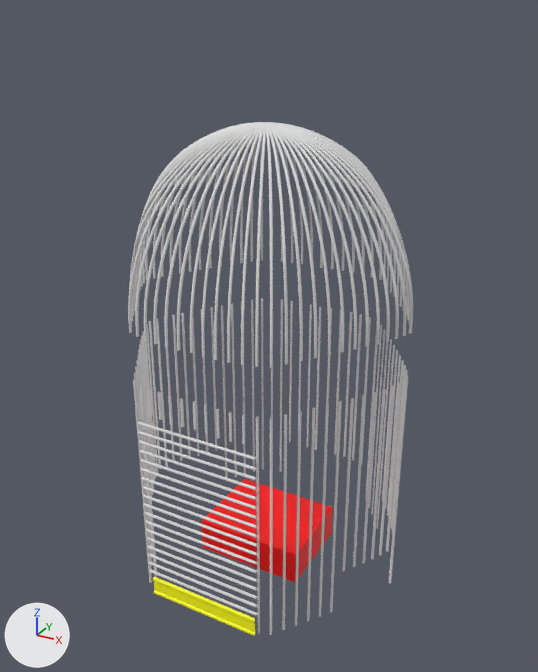
An edit to the FBX model Assets/Art/Platform/bird cage.fbx, drawn before and after from the same camera.
Rendered twice from a 50 mm lens placed at (3.15, -5.7, 5.25), pointed at (0.04, -0.04, 2.42). The axes (+X, +Y, +Z) are drawn at lower left. The lights are the same throughout. Where no turn or scale is listed for an object, it has been applied to the vertices.
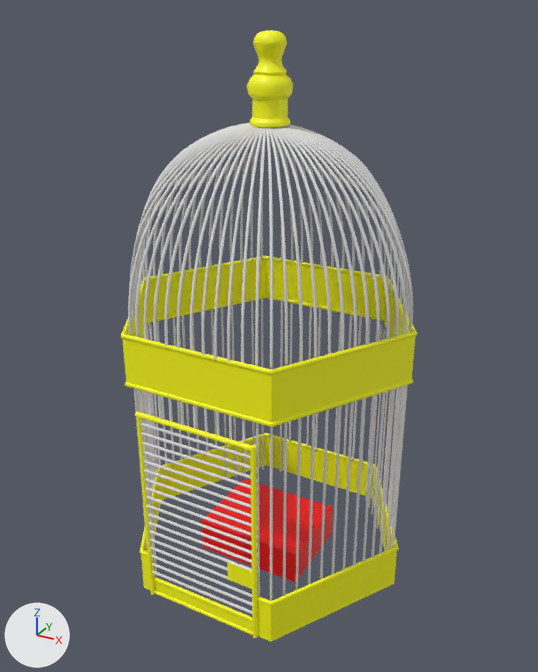
Diff of the bpy script that builds the scene:
```diff
--- a/Assets/Art/Platform/bird cage.fbx.py
+++ b/Assets/Art/Platform/bird cage.fbx.py
@@ me_mesh_020_1 @@
+me_mesh_020_1.from_pydata(...)  # 1180 vertices, 1226 faces; spans x -1.45..1.45, y -1.27..1.27, z -2.55..2.55
+me_mesh_020_1.materials.append(mat_gold)  # yellow #ffff00
@@ ob_bird_cage2_pcylinder14 @@
+ob_bird_cage2_pcylinder14 = bpy.data.objects.new('bird_cage2_pCylinder14', me_mesh_020_1)
+ob_bird_cage2_pcylinder14.location = (0.0, 0.0, 2.54)
```

Changed parts and their boxes [x1, y1, x2, y2] in the pictures (538 x 672 px):
'bird_cage2_pCylinder14', added (yellow): after [121, 30, 417, 641]
